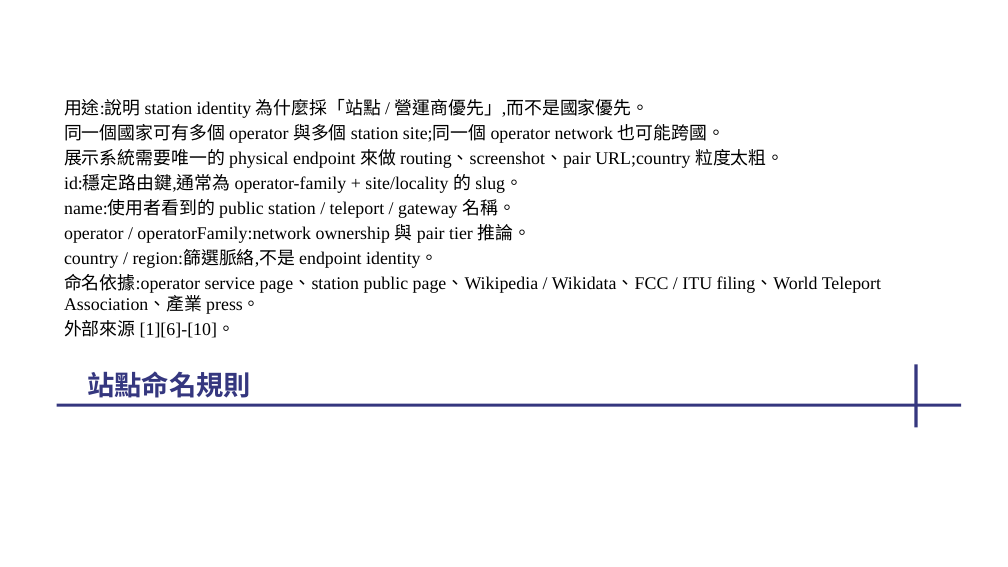
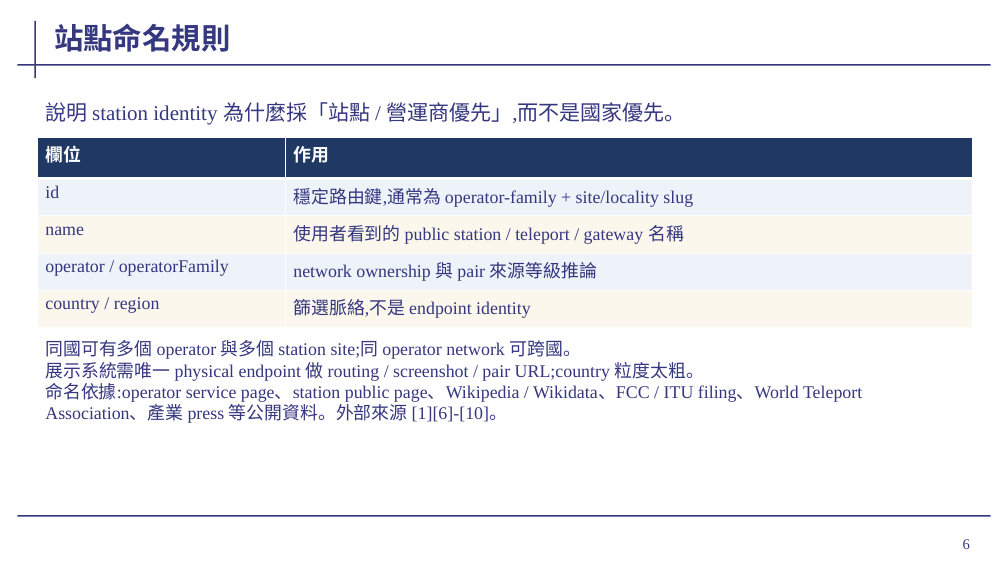
Before and after one commit to cedarwud/scenario-globe-viewer, a slide deck: slide 6 of docs/presentation/wave2-progress-2026-05-19.pptx. Drawn at 1008x567 pixels with LibreOffice and Linux fonts; fonts in the diff are those of the drawing; background and template pictures are left out. Boxes give left, top, right and bottom in pixels: in the first picture for what was removed or moved away, otherwise in the second. Text is boxed around its words. In the diff, an @@ line names an element or a change of style, - is before the commit and + after.

```diff
--- a/docs/presentation/wave2-progress-2026-05-19.pptx
+++ b/docs/presentation/wave2-progress-2026-05-19.pptx
@@ line added from (36, 21) to (36, 78), #35377F 1.5 pt @@
@@ title "站點命名規則" moved from (x1=87, y1=371, x2=251, y2=398) to (x1=54, y1=24, x2=230, y2=52) @@
@@ title "站點命名規則" at (x1=54, y1=24, x2=230, y2=52): size 26 to 28 pt; vertical alignment top to bottom @@
@@ line added from (17, 65) to (991, 65), #35377F 1.5 pt @@
@@ text added at (x1=45, y1=102, x2=686, y2=125), 20 pt, text #35377F @@
+說明 station identity 為什麼採「站點 / 營運商優先」,而不是國家優先。
@@ text removed at (x1=64, y1=99, x2=881, y2=338) @@
-用途:說明 station identity 為什麼採「站點 / 營運商優先」,而不是國家優先。
-同一個國家可有多個 operator 與多個 station site;同一個 operator network 也可能跨國。
-展示系統需要唯一的 physical endpoint 來做 routing、screenshot、pair URL;country 粒度太粗。
-id:穩定路由鍵,通常為 operator-family + site/locality 的 slug。
-name:使用者看到的 public station / teleport / gateway 名稱。
-operator / operatorFamily:network ownership 與 pair tier 推論。
-country / region:篩選脈絡,不是 endpoint identity。
-命名依據:operator service page、station public page、Wikipedia / Wikidata、FCC / ITU filing、World Teleport Association、產業 press。
-外部來源 [1][6]-[10]。
@@ table added at (x1=38, y1=138, x2=972, y2=328), 5 rows, 2 columns @@
+欄位 | 作用
+id | 穩定路由鍵,通常為 operator-family + site/locality slug
+name | 使用者看到的 public station / teleport / gateway 名稱
+operator / operatorFamily | network ownership 與 pair 來源等級推論
+country / region | 篩選脈絡,不是 endpoint identity
@@ text added at (x1=45, y1=340, x2=862, y2=423), 17 pt, text #35377F @@
+同國可有多個 operator 與多個 station site;同 operator network 可跨國。
+展示系統需唯一 physical endpoint 做 routing / screenshot / pair URL;country 粒度太粗。
+命名依據:operator service page、station public page、Wikipedia / Wikidata、FCC / ITU filing、World Teleport Association、產業 press 等公開資料。外部來源 [1][6]-[10]。
@@ line removed from (917, 364) to (917, 427) @@
@@ line removed from (57, 405) to (962, 405) @@
@@ line added from (17, 516) to (991, 516), #35377F 1.5 pt @@
@@ page number added at (x1=963, y1=539, x2=970, y2=549), 14 pt, text #35377F @@
+6
```
Also in this commit, not shown: 21 other slides changed, 1 slide added, 1 slide removed, 2 other files.
